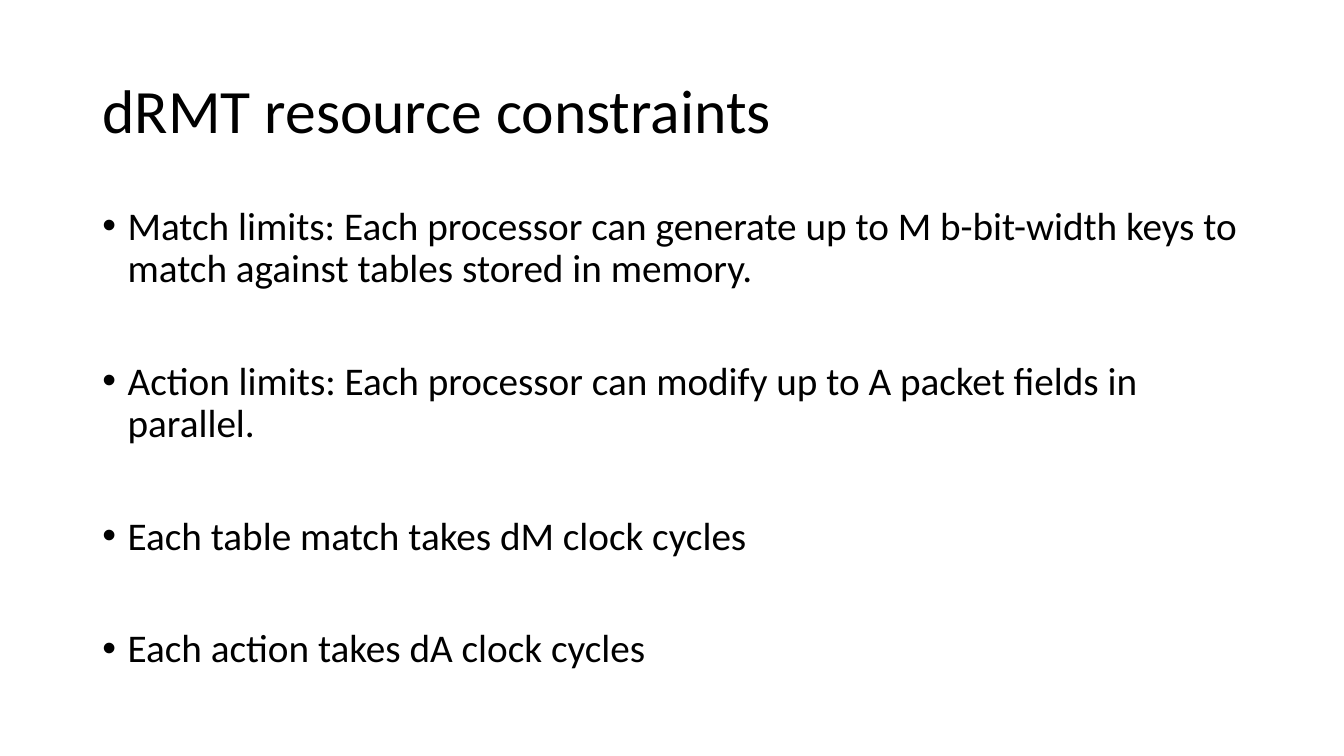
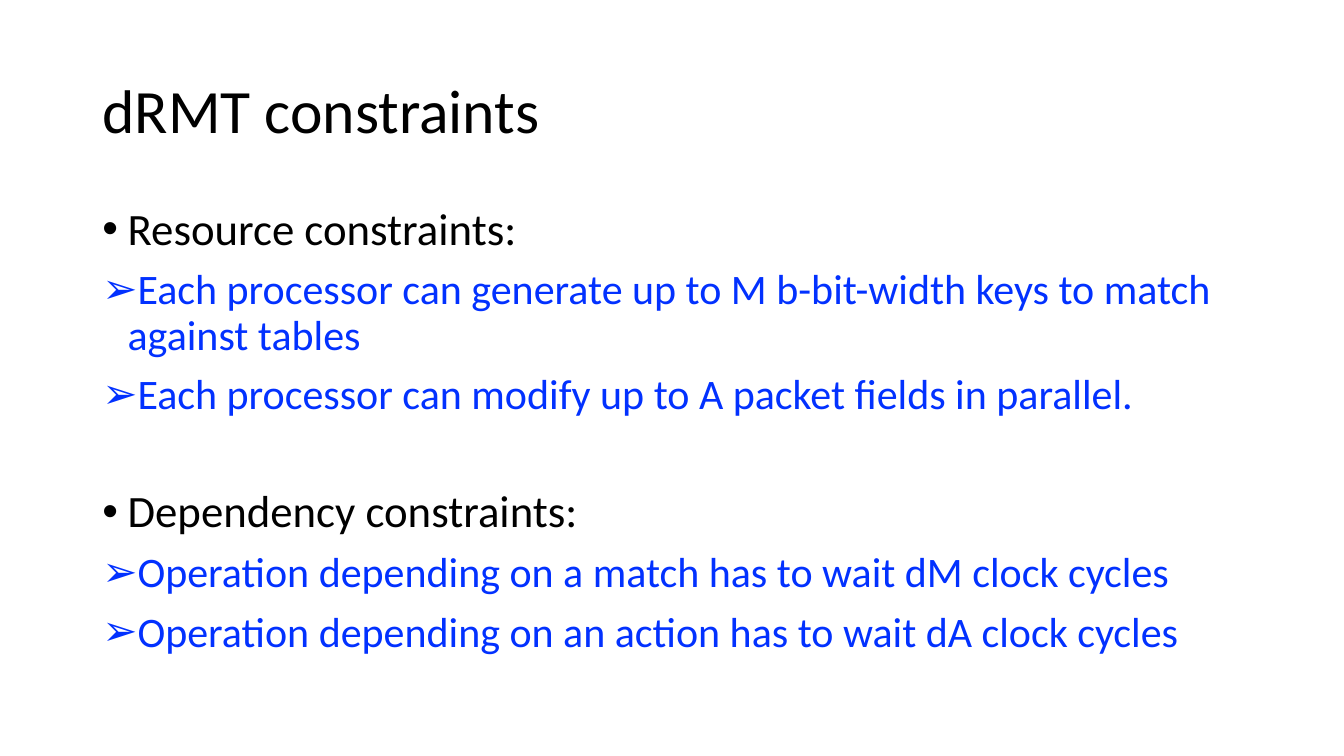
Before and after one commit to anirudhSK/drmt_talk, a slide deck: slide 16 of drmt.pptx (slide 17 before the commit). Drawn at 1344x756 pixels with LibreOffice and Linux fonts; fonts in the diff are those of the drawing. Boxes give left, top, right and bottom in pixels: in the first picture for what was removed or moved away, otherwise in the second. Text is boxed around its words. In the diff, an @@ line names an element or a change of style, - is before the commit and + after.

```diff
--- a/drmt.pptx
+++ b/drmt.pptx
@@ title at box(102, 90, 540, 134): text changed @@
-dRMT resource constraints
+dRMT constraints
@@ text at box(128, 214, 1211, 655): text changed; size 28 to 30 pt; text colour #000000 to #0231FF @@
-• Match limits: Each processor can generate up to M b-bit-width keys to match against tables stored in memory.
-• Action limits: Each processor can modify up to A packet fields in parallel.
-• Each table match takes dM clock cycles
-• Each action takes dA clock cycles
+• Resource constraints:
+➢ Each processor can generate up to M b-bit-width keys to match against tables
+  ➢ Each processor can modify up to A packet fields in parallel.
+• Dependency constraints:
+  ➢ Operation depending on a match has to wait dM clock cycles
+  ➢ Operation depending on an action has to wait dA clock cycles
```
Also in this commit, not shown: 11 other slides changed, 3 slides added, 2 slides removed.
